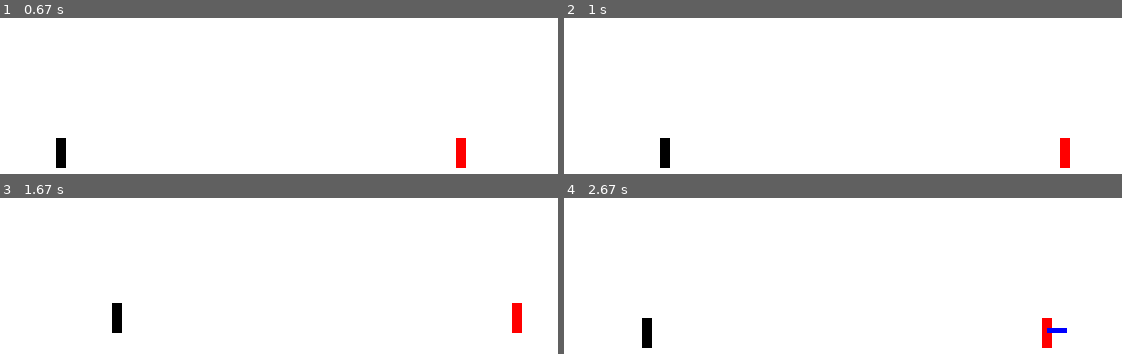
Above: before the commit, frames 1-4 (two rows, left to right).
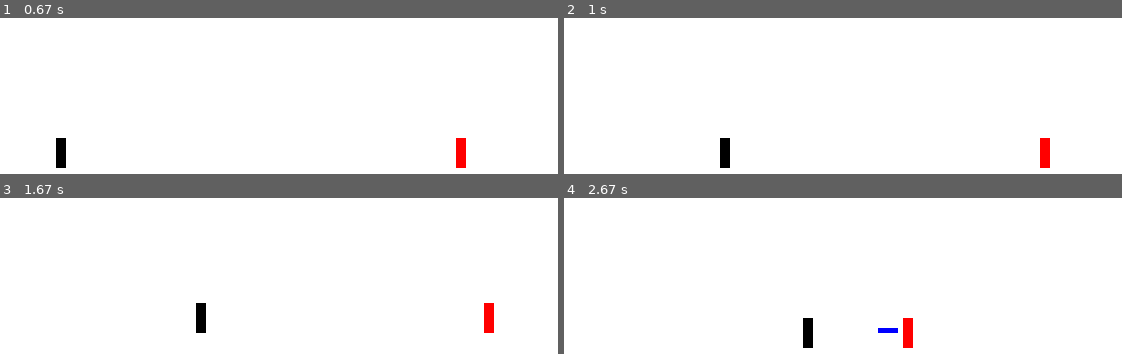
Above: after the commit, the same moments.

Repository: TonyLProjects/PygameProj1
Game: pygame game, started from src/game.py
Two runs of this game, one before a commit and one after it. Both use one fixed random seed, a clock stepped at 60 frames per second and the inputs below.
Inputs:
- Up to frame 1 (0.67 s): tap J at 0.33 s
- Up to frame 2 (1 s): hold Right from 0.67 s (still down); hold D from 0.67 s (still down)
- Up to frame 3 (1.67 s): release Right at 1.13 s; release D at 1.13 s; hold Up 1.17-1.47 s; hold W 1.17-1.47 s; hold Right from 1.5 s (still down); hold D from 1.5 s (still down)
- Up to frame 4 (2.67 s): release Right at 1.97 s; release D at 1.97 s; hold Left 2-2.53 s; hold A 2-2.53 s; tap P at 2.57 s

Frame 1 is identical in both runs. In frame 2, 1.4% of the frame differs, in the area x 17-91%, y 76-97%; in frame 3, 1.4%; in frame 4, 1.6%, in the area x 13-91%, y 76-97%.

Commit message:
side detection

Diff:
--- a/src/game.py
+++ b/src/game.py
@@ -31,9 +31,11 @@
 	if player.isAttacking == True:
 		coord = player.getHitBox()
 		hitboxHeight = coord.max.y - coord.min.y
-		hitboxWidth = coord.max.x - coord.min.x
+		if player.playerFacingSide == 0:
+			hitboxWidth = coord.max.x - coord.min.x
+		else:
+			hitboxWidth = 20
 		pygame.draw.rect(display, BLUE, [coord.min.x, coord.min.y, hitboxWidth, hitboxHeight])
-
 clock = pygame.time.Clock()
 pygame.init()
 
@@ -47,6 +49,8 @@
 p2 = player.Player("default class", 2)
 # p1InputBuffer = inputBuffer()
 # p2InputBuffer = inputBuffer()
+
+
 
 
 while not gameExit:
@@ -67,7 +71,15 @@
 	# print(p1Action)
 	# print(p2Action)
 
+	if p1.sideSwitchRequest == False and p2.sideSwitchRequest == False:
+		# print("switch request is both false ")
+		playerSideSwitchResult = updater.playerSideSwitchDetection(p1, p2)
 	collisionResult = updater.hurtBoxCollisionDetection(p1, p2)
+
+	if playerSideSwitchResult == True:
+		p1.initSideSwitch()
+		p2.initSideSwitch()
+		playerSideSwitchResult = False
 
 	updater.update(p1, p1Action, collisionResult)
 	updater.update(p2, p2Action, collisionResult)
--- a/src/player.py
+++ b/src/player.py
@@ -11,8 +11,8 @@
 	playerGameSide = 0
 	height = 30
 	width = 10
-	forwardVelocity = 2
-	backwardVelocity = 2
+	forwardVelocity = 5
+	backwardVelocity = 1
 
 
 #player state related variable attributes
@@ -40,15 +40,16 @@
 	# 0: facing right, 1: facing left
 	# only changed when jumping over the other player
 	playerFacingSide = 0
+	sideSwitchRequest = False
 
 
 	def __init__(self, characterClass, playerGameSide):
 		self.characterClass = characterClass
 		self.playerGameSide = playerGameSide
 		if playerGameSide == 1:
-			playerFacingSide = 0
-		else:
-			playerFacingSide = 1
+			self.playerFacingSide = 0
+		else:
+			self.playerFacingSide = 1
 		if playerGameSide == 1:
 			self.xPos = DEFAULT_P1_XPOS
 			self.yPos = DEFAULT_P1_YPOS
@@ -65,9 +66,16 @@
 	# validity of action is handled in another function
 	def initializeAction(self, action):
 		if action == "forward":
-			self.xPos += self.forwardVelocity
+			if self.playerFacingSide == 0:
+				self.xPos += self.forwardVelocity
+			else:
+				self.xPos -= self.forwardVelocity
 		if action == "backward":
-			self.xPos -= self.backwardVelocity
+			if self.playerFacingSide == 0:
+				self.xPos -= self.backwardVelocity
+			else:
+				self.xPos += self.backwardVelocity
+
 		if action == "crouch":
 			self.isCrouching = True
 			self.height = 15
@@ -111,7 +119,10 @@
 			self.recoveryFrames -= 1
 			if self.recoveryFrames == 0:
 				self.canInitAction = True
-
+		if self.sideSwitchRequest == True:
+			if self.isAirborne == False and self.isAttacking == False:
+
+				self.sideSwitch()
 
 
 
@@ -121,11 +132,17 @@
 		self.isAirborne = True
 	def forwardJump(self):
 		self.yVelocity = -15
-		self.xVelocity = self.forwardVelocity
+		if self.playerFacingSide == 0:
+			self.xVelocity = self.forwardVelocity
+		else:
+			self.xVelocity = -self.forwardVelocity
 		self.isAirborne = True
 	def backwardJump(self):
 		self.yVelocity = -15
-		self.xVelocity = -self.backwardVelocity
+		if self.playerFacingSide == 0:
+			self.xVelocity = -self.backwardVelocity
+		else:
+			self.xVelocity = self.backwardVelocity
 		self.isAirborne = True
 
 # make this into struct?
@@ -156,10 +173,17 @@
 	def getHitBox(self):
 		if self.isAttacking == True and self.alreadyHit == False:
 			if self.attackType == "punch":
+				if self.playerFacingSide == 0:
 				# temporary math, change later
-				minHitBoxCoord = vector2d(self.xPos + (self.width/2), self.yPos + (self.height/3))
-				maxHitBoxCoord = vector2d(self.xPos + (self.width/2)+20, self.yPos + (self.height/3)+5)
+					minHitBoxCoord = vector2d(self.xPos + (self.width/2), self.yPos + (self.height/3))
+					maxHitBoxCoord = vector2d(self.xPos + (self.width/2)+20, self.yPos + (self.height/3)+5)
+				else:
+					minHitBoxCoord = vector2d(self.xPos - (self.width/2)-20, self.yPos + (self.height/3))
+					maxHitBoxCoord = vector2d(self.xPos - (self.width/2), self.yPos + (self.height/3+5))
 				hitBoxCoord = squareCoord2d(minHitBoxCoord, maxHitBoxCoord)
+				print(hitBoxCoord.max.x)
+				print(hitBoxCoord.min.x)
+				print(self.xPos)
 				return hitBoxCoord
 
 
@@ -167,3 +191,12 @@
 		noHitBoxRet = vector2d(0,0)
 		noHitbox = squareCoord2d(noHitBoxRet, noHitBoxRet)
 		return noHitbox
+
+	def initSideSwitch(self):
+		self.sideSwitchRequest = True
+
+	def sideSwitch(self):
+		self.playerFacingSide = (self.playerFacingSide + 1) % 2
+		self.sideSwitchRequest = False
+		print(self.playerGameSide)
+		print("executing side switch")
--- a/src/updater.py
+++ b/src/updater.py
@@ -1,9 +1,9 @@
 import sys
 import os
 import pygame
-# might not be necessary to put these functions into a separate file
 # maybe change the name of file to something else than updater
-
+# TODO: change file name
+# updater is no longer appropriate name for the file
 
 # checks a player's hitbox collided with hurtbox
 def hurtBoxCollisionDetection(player1, player2):
@@ -54,6 +54,8 @@
 	# if hurtBoxCollisionResult.playerHit == "p2Hit":
 	# 	pass
 
+
+
 	if isActionValid(player, action) != "noAction":
 		player.initializeAction(action)
 	else:
@@ -80,3 +82,14 @@
 		else:
 			return "noAction"
 	return action
+
+def playerSideSwitchDetection(player1, player2):
+	if player1.xPos > player2.xPos and player1.playerFacingSide == 0:
+			print('swap detected')
+			return True
+			# request side switch
+	if player1.xPos < player2.xPos and player1.playerFacingSide == 1:
+			print('swap detected')
+			return True
+			# request side switch
+	return False
Not shown, changed: TODO.txt
